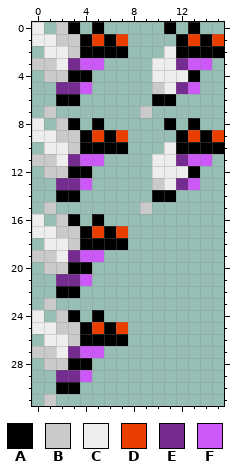
One commit to this pixel-art sprite: assets/images/beea.png. The picture above is the old version.
The file is 16x32 pixels.
Palette (. is transparent): A #000000  B #cacaca  C #eeeeee  D #ea3d00  E #752b8f  F #cc58f7
Pixels before, first column x 0:
 0 C.BA.A.....A.A..
 1 CCBBADAD....ADAD
 2 .CCBAAAA...CAAAA
 3 BBCEFF....CCEFF.
 4 .BBAA.....CCCA..
 5 ..EEF.....BCEF..
 6 ..AA......AA....
 7 .B.......B......
 8 C.BA.A.....A.A..
 9 CCBBADAD....ADAD
10 .CCBAAAA...CAAAA
11 BBCEFF....CCEFF.
12 .BBAA.....CCCA..
13 ..EEF.....BCEF..
14 ..AA......AA....
15 .B.......B......
16 C.BA.A..........
17 CCBBADAD........
18 .CCBAAAA........
19 BBCEFF..........
20 .BBAA...........
21 ..EEF...........
22 ..AA............
23 .B..............
24 C.BA.A..........
25 CCBBADAD........
26 .CCBAAAA........
27 BBCEFF..........
28 .BBAA...........
29 ..EEF...........
30 ..AA............
31 .B..............
The same view after the edit:
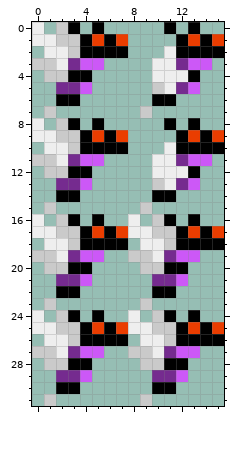
Changes in this commit:
The edit adds colour A in row 16 at x 11 and 13; in row 17 at x 12 and 14; in row 18 at x 12 to 15; in row 20 at x 11 to 12; in row 22 at x 10 to 11; in row 24 at x 11 and 13.
The edit adds colour A in row 25 at x 12 and 14; in row 26 at x 12 to 15; in row 28 at x 11 to 12; in row 30 at x 10 to 11.
The edit adds colour B in row 16 at x 10; in row 17 at x 10 to 11; in row 18 at x 11; in row 19 at x 8 to 9; in row 20 at x 9 to 10; in row 23 at x 9.
The edit adds colour B in row 24 at x 10; in row 25 at x 10 to 11; in row 26 at x 11; in row 27 at x 8 to 9; in row 28 at x 9 to 10; in row 31 at x 9.
The edit adds colour C in row 16 at x 8; in row 17 at x 8 to 9; in row 18 at x 9 to 10; in row 19 at x 10; in row 24 at x 8; in row 25 at x 8 to 9.
The edit adds colour C in row 26 at x 9 to 10; in row 27 at x 10.
The edit adds colour D in row 17 at x 13 and 15; in row 25 at x 13 and 15.
The edit adds colour E in row 19 at x 11; in row 21 at x 10 to 11; in row 27 at x 11; in row 29 at x 10 to 11.
The edit adds colour F in row 19 at x 12 to 13; in row 21 at x 12; in row 27 at x 12 to 13; in row 29 at x 12.
Pixel boxes of the changes (left, top, right, bottom) in both pictures:
added: (128, 214, 224, 406)
